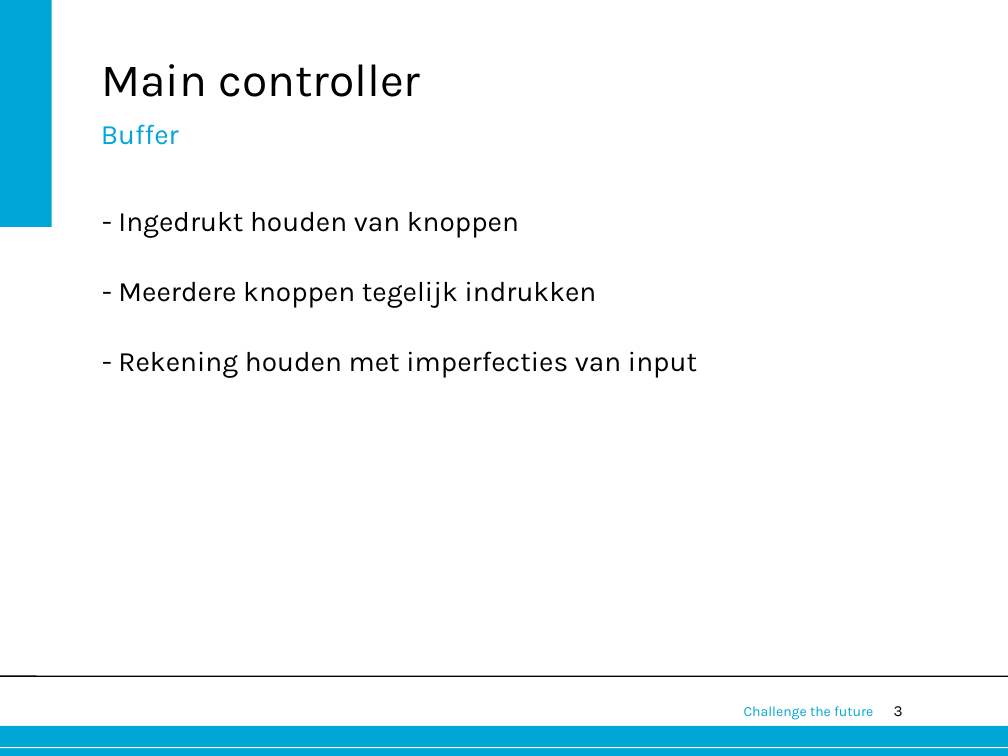
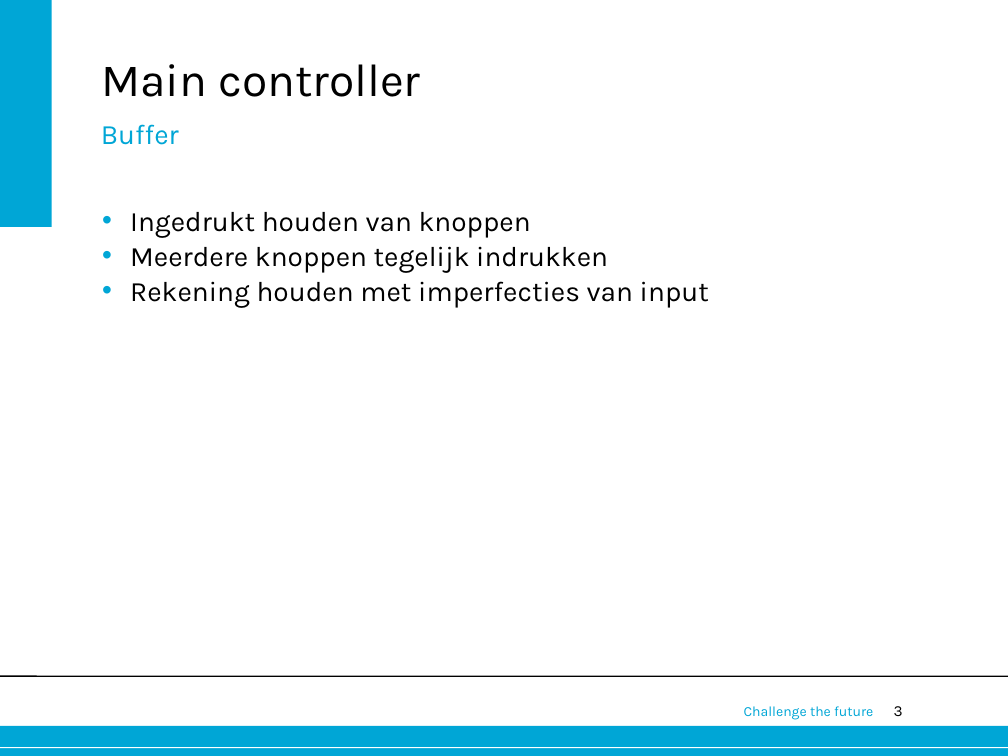
Before and after one commit to Alex-Oudsen/EPO-3, a slide deck: slide 3 of Presentatie/Controller_tu_layout.pptx. Drawn at 1008x756 pixels with LibreOffice and Linux fonts; fonts in the diff are those of the drawing; background and template pictures are left out. Boxes give left, top, right and bottom in pixels: in the first picture for what was removed or moved away, otherwise in the second. Text is boxed around its words. In the diff, an @@ line names an element or a change of style, - is before the commit and + after.

```diff
--- a/Presentatie/Controller_tu_layout.pptx
+++ b/Presentatie/Controller_tu_layout.pptx
@@ text at <box>130,212,709,308</box>: text changed @@
-- Ingedrukt houden van knoppen
-- Meerdere knoppen tegelijk indrukken
-- Rekening houden met imperfecties van input
+• Ingedrukt houden van knoppen
+• Meerdere knoppen tegelijk indrukken
+• Rekening houden met imperfecties van input
```
Also in this commit, not shown: 1 other slide changed.
